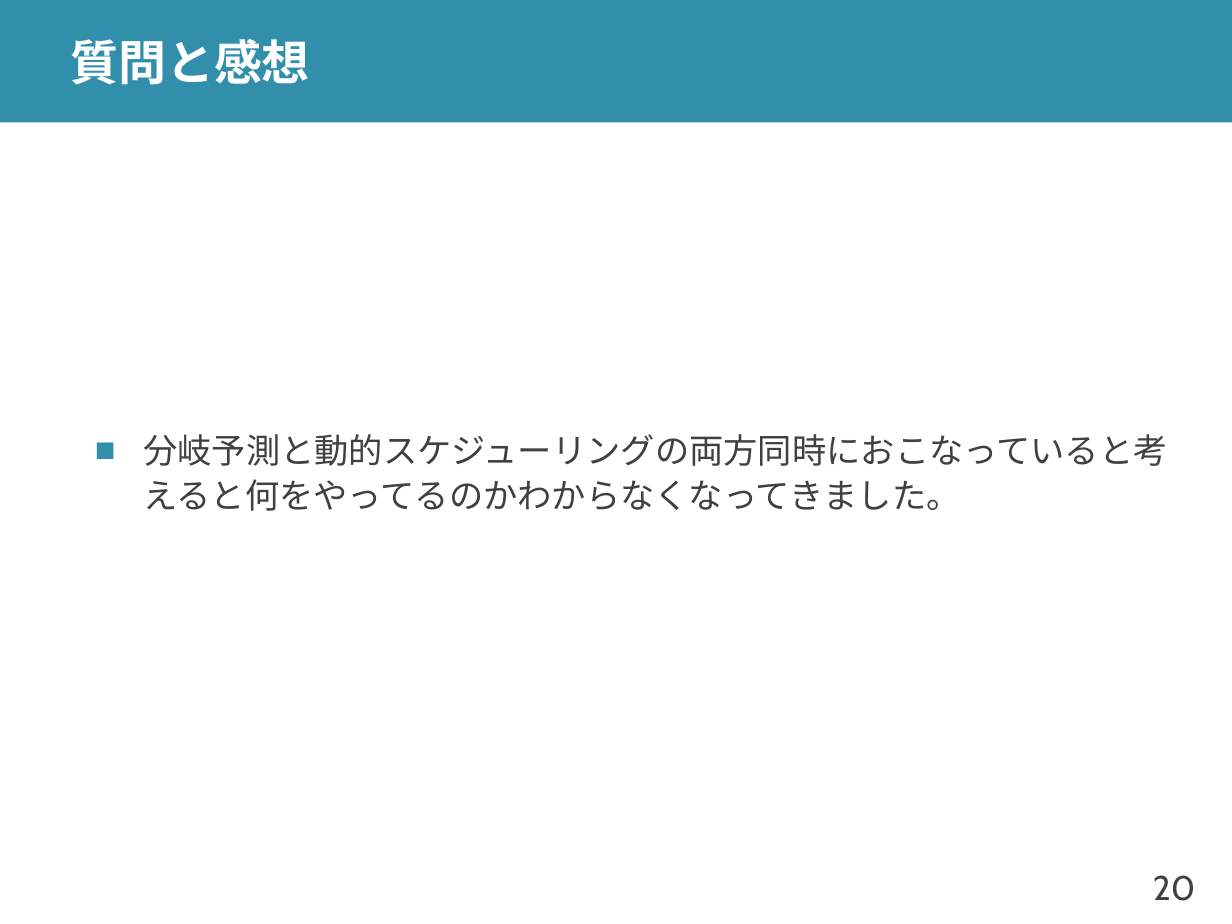
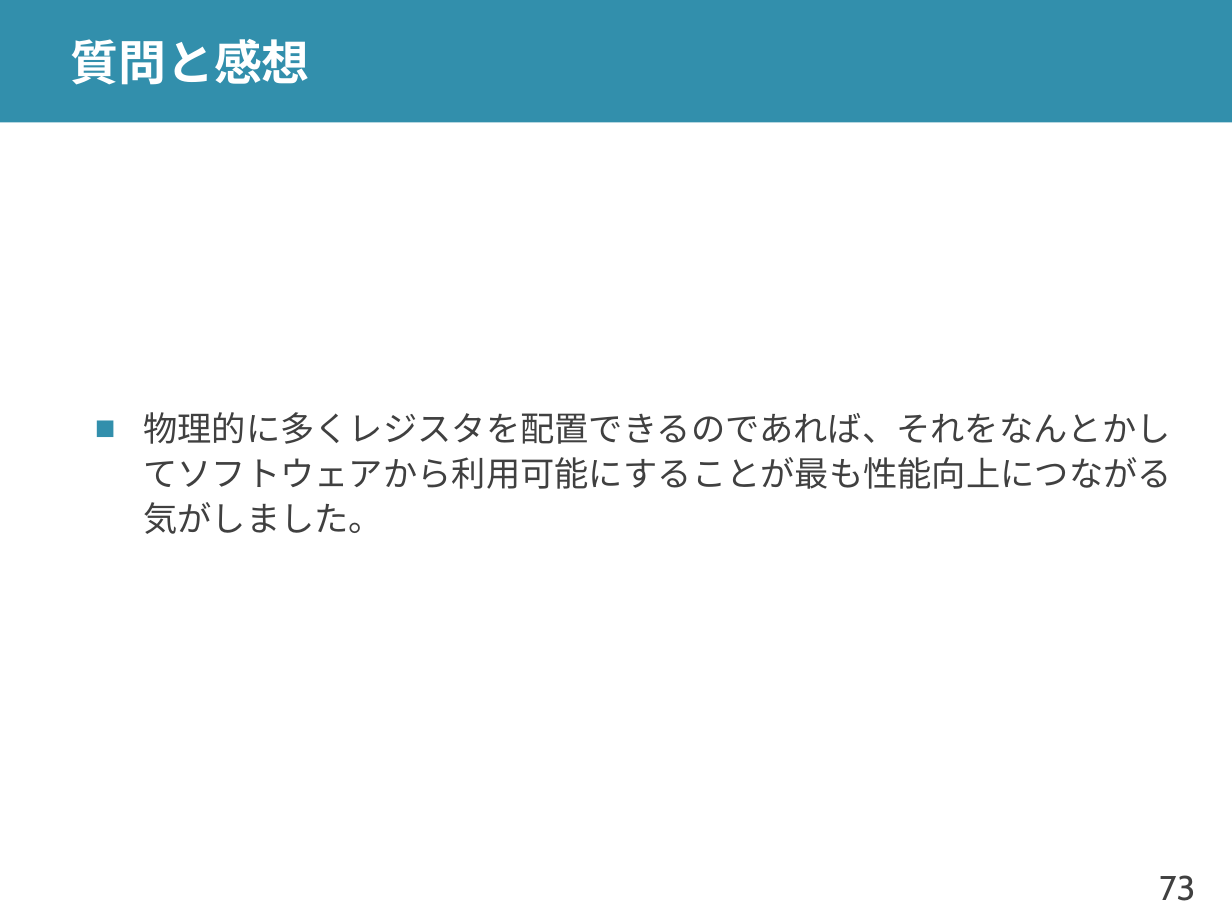
Before and after one commit to shioyadan/advanced-computer-organization, a slide deck: slide 73 of aco-shioya-10.pptx (slide 20 before the commit). Drawn at 1232x924 pixels with LibreOffice and Linux fonts; fonts in the diff are those of the drawing. Boxes give left, top, right and bottom in pixels: in the first picture for what was removed or moved away, otherwise in the second. Text is boxed around its words. In the diff, an @@ line names an element or a change of style, - is before the commit and + after.

```diff
--- a/aco-shioya-10.pptx
+++ b/aco-shioya-10.pptx
@@ text at (143,412,1172,534): text changed @@
-■ 分岐予測と動的スケジューリングの両方同時におこなっていると考えると何をやってるのかわからなくなってきました。
+■ 物理的に多くレジスタを配置できるのであれば、それをなんとかしてソフトウェアから利用可能にすることが最も性能向上につながる気がしました。
@@ page number at (1159,875,1195,901): text changed @@
-20
+73
```
Also in this commit, not shown: 17 other slides changed, 2 slides added, 14 slides removed, 1 other file.
